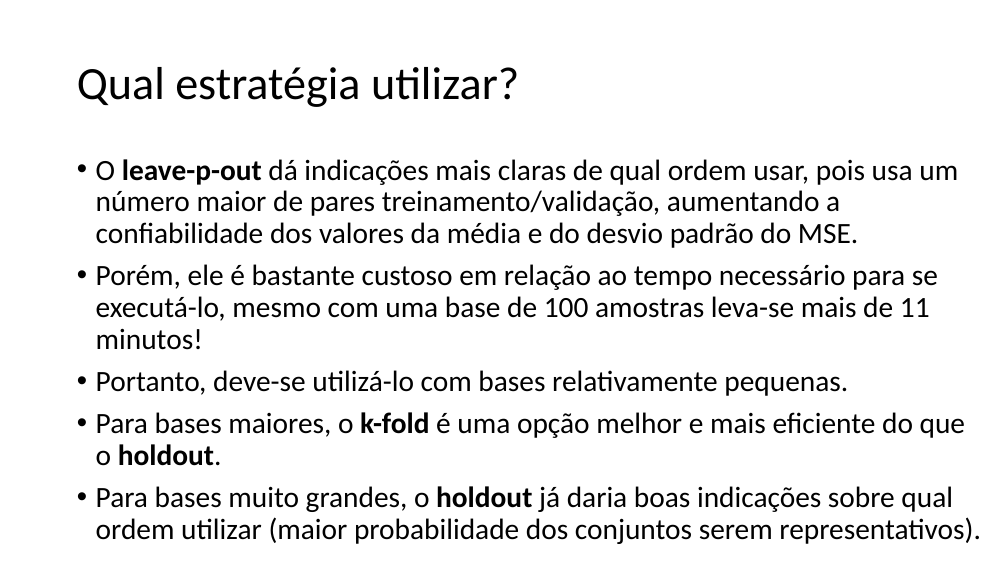
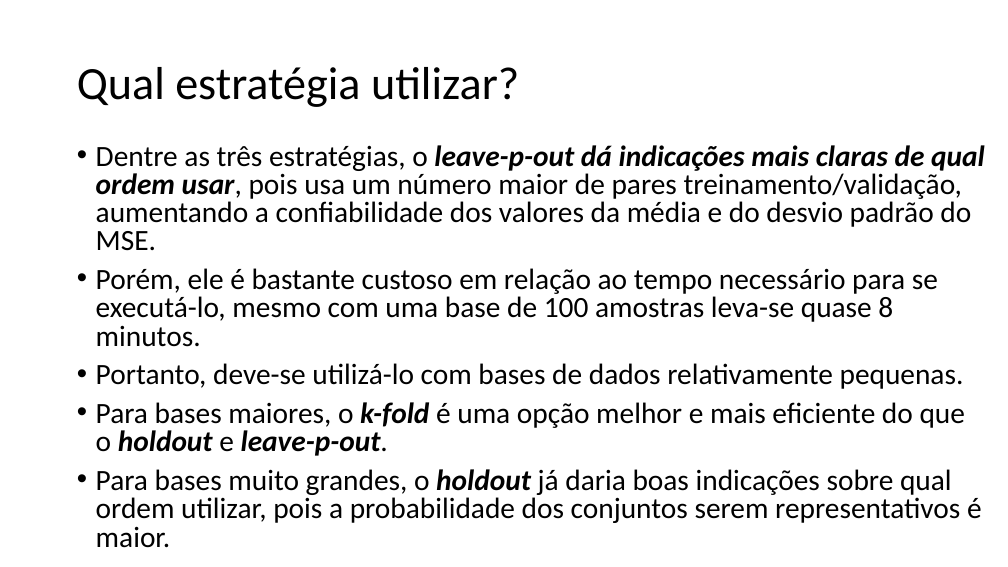
Before and after one commit to zz4fap/t319_aprendizado_de_maquina, a slide deck: slide 11 of slides/T319_Regressão_Linear (Parte V).pptx. Drawn at 1008x567 pixels with LibreOffice and Linux fonts; fonts in the diff are those of the drawing. Boxes give left, top, right and bottom in pixels: in the first picture for what was removed or moved away, otherwise in the second. Text is boxed around its words. In the diff, an @@ line names an element or a change of style, - is before the commit and + after.

```diff
--- a/slides/T319_Regressão_Linear (Parte V).pptx
+++ b/slides/T319_Regressão_Linear (Parte V).pptx
@@ text at (96,145,985,548): text changed @@
-• O leave-p-out dá indicações mais claras de qual ordem usar, pois usa um número maior de pares treinamento/validação, aumentando a confiabilidade dos valores da média e do desvio padrão do MSE.
-• Porém, ele é bastante custoso em relação ao tempo necessário para se executá-lo, mesmo com uma base de 100 amostras leva-se mais de 11 minutos!
-• Portanto, deve-se utilizá-lo com bases relativamente pequenas.
-• Para bases maiores, o k-fold é uma opção melhor e mais eficiente do que o holdout.
-• Para bases muito grandes, o holdout já daria boas indicações sobre qual ordem utilizar (maior probabilidade dos conjuntos serem representativos).
+• Dentre as três estratégias, o leave-p-out dá indicações mais claras de qual ordem usar, pois usa um número maior de pares treinamento/validação, aumentando a confiabilidade dos valores da média e do desvio padrão do MSE.
+• Porém, ele é bastante custoso em relação ao tempo necessário para se executá-lo, mesmo com uma base de 100 amostras leva-se quase 8 minutos.
+• Portanto, deve-se utilizá-lo com bases de dados relativamente pequenas.
+• Para bases maiores, o k-fold é uma opção melhor e mais eficiente do que o holdout e leave-p-out.
+• Para bases muito grandes, o holdout já daria boas indicações sobre qual ordem utilizar, pois a probabilidade dos conjuntos serem representativos é maior.
```
Also in this commit, not shown: 7 other slides changed, 2 other files.
